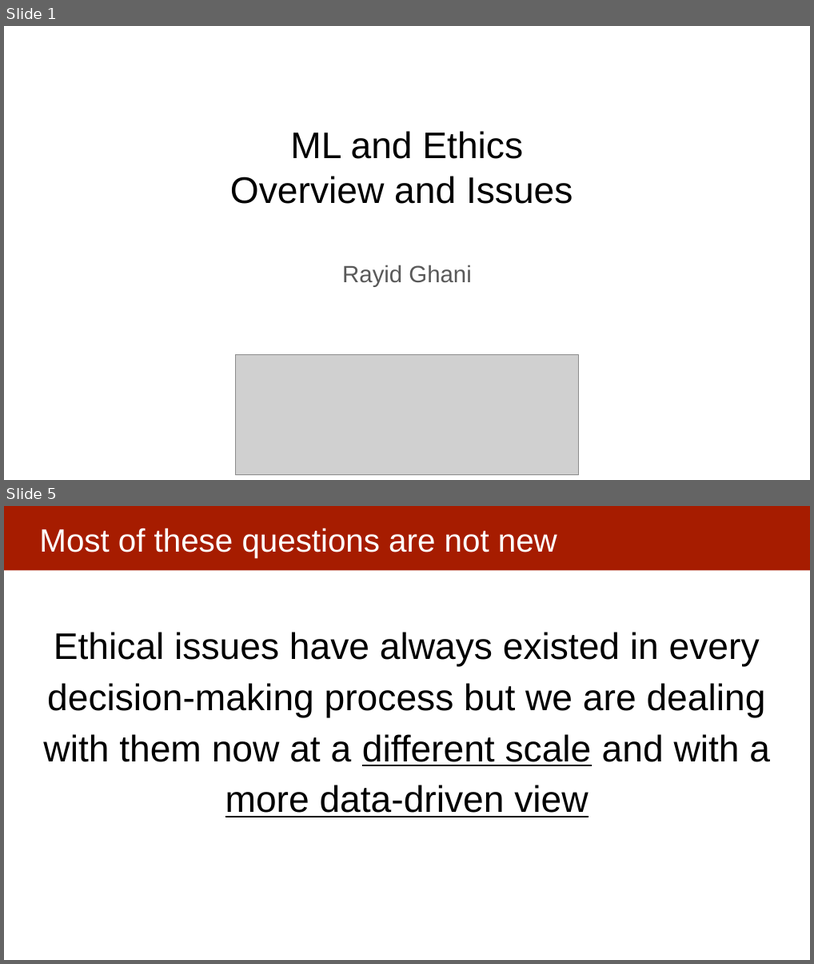
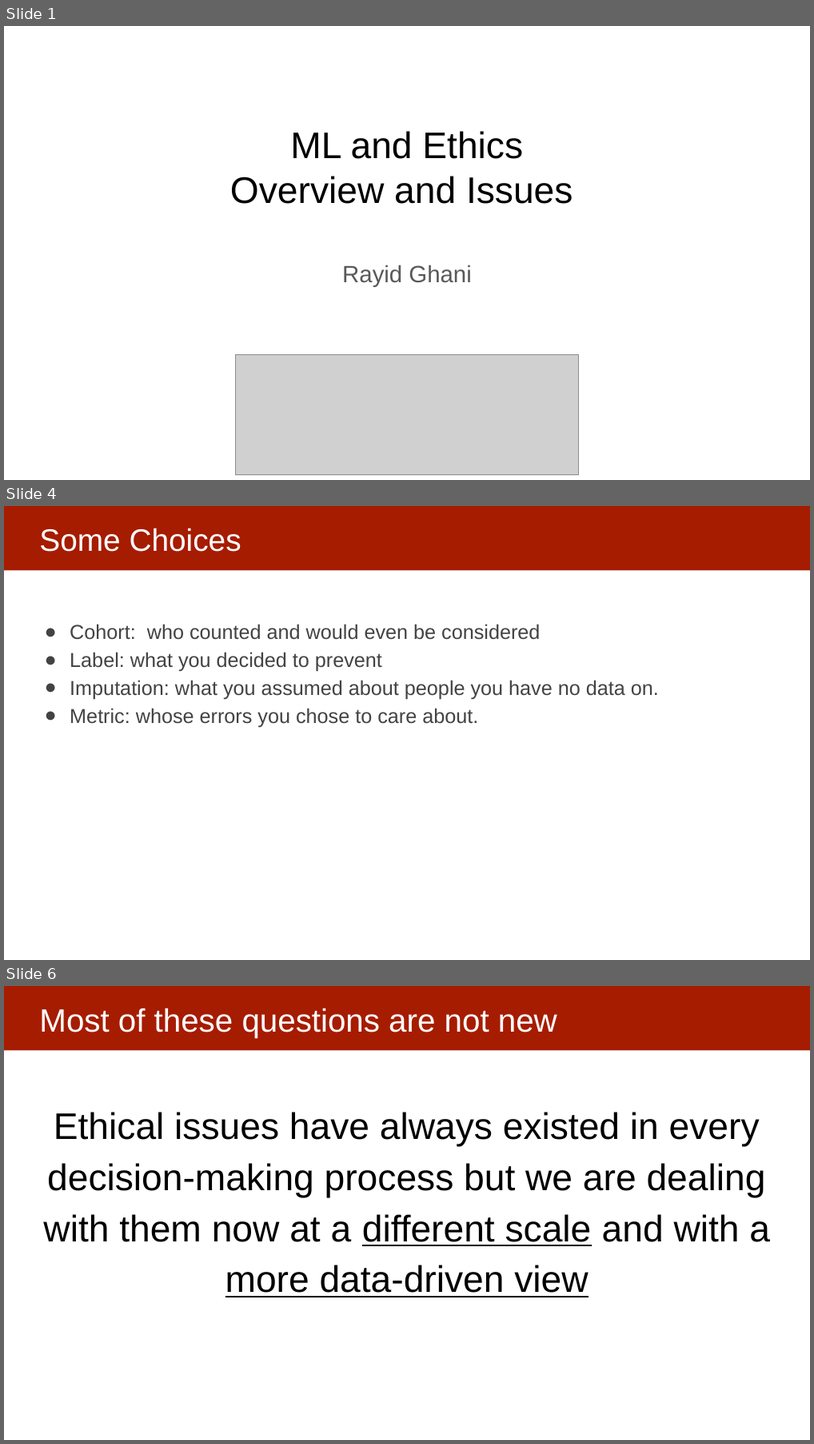
Before and after one commit to dssg/mlforpublicpolicylab, a slide deck: Lectures/EthicsOverview.pptx. Shown one above the other, each under a label of ours: slides 1 and 5 before the commit, slides 1, 4 and 6 after it; the slides between them are not shown. The pictures are 814x964 and 814x1444 pixels, drawn with LibreOffice and Linux fonts; fonts in the diff are those of the drawing; grey boxes stand for pictures. Boxes give left, top, right and bottom in pixels: in the first picture for what was removed or moved away, otherwise in the second. Text is boxed around its words. In the diff, an @@ line names an element or a change of style, - is before the commit and + after.

```diff
--- a/Lectures/EthicsOverview.pptx
+++ b/Lectures/EthicsOverview.pptx
@@ slide 4 added at bbox=[4, 506, 810, 960], background #FFFFFF; not listed: 1 template element that a slide beside it also shows @@
@@ title added at bbox=[39, 528, 242, 552], 37 pt, text #FFFFFF @@
+Some Choices
@@ text added at bbox=[70, 624, 659, 727], 24 pt, text #434343 @@
+● Cohort: who counted and would even be considered
+● Label: what you decided to prevent
+● Imputation: what you assumed about people you have no data on.
+● Metric: whose errors you chose to care about.
@@ what was slide 5 is now slide 6 @@
```
Also in this commit, not shown: 3 slides changed, 29 other slides added, 3 slides removed, 3 other files.
